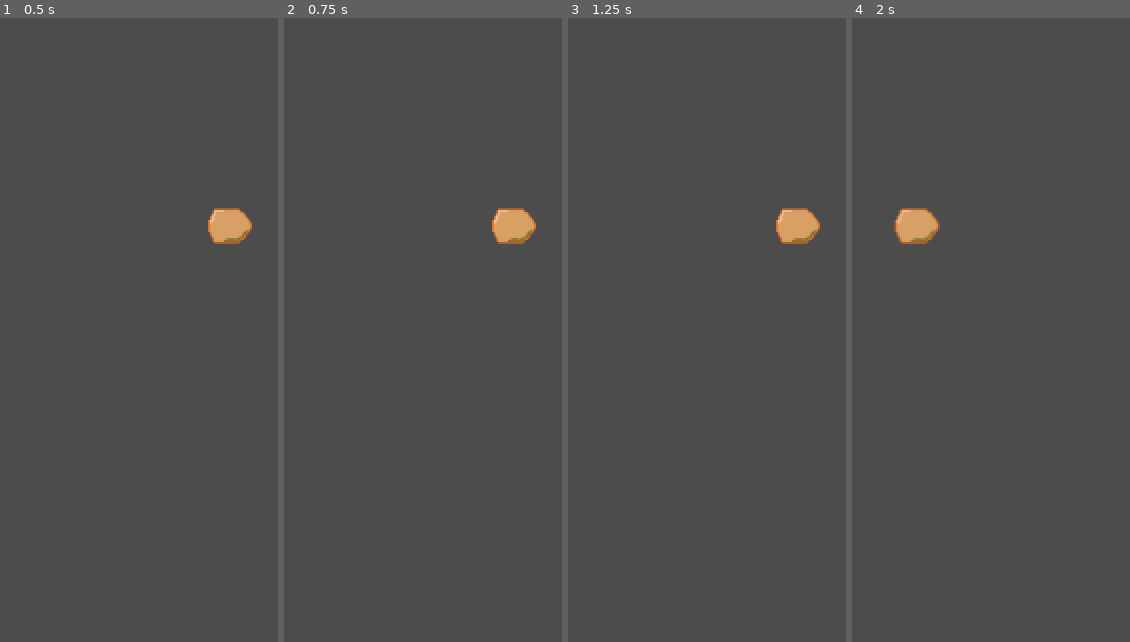
Above: before the commit, frames 1-4 (left to right).
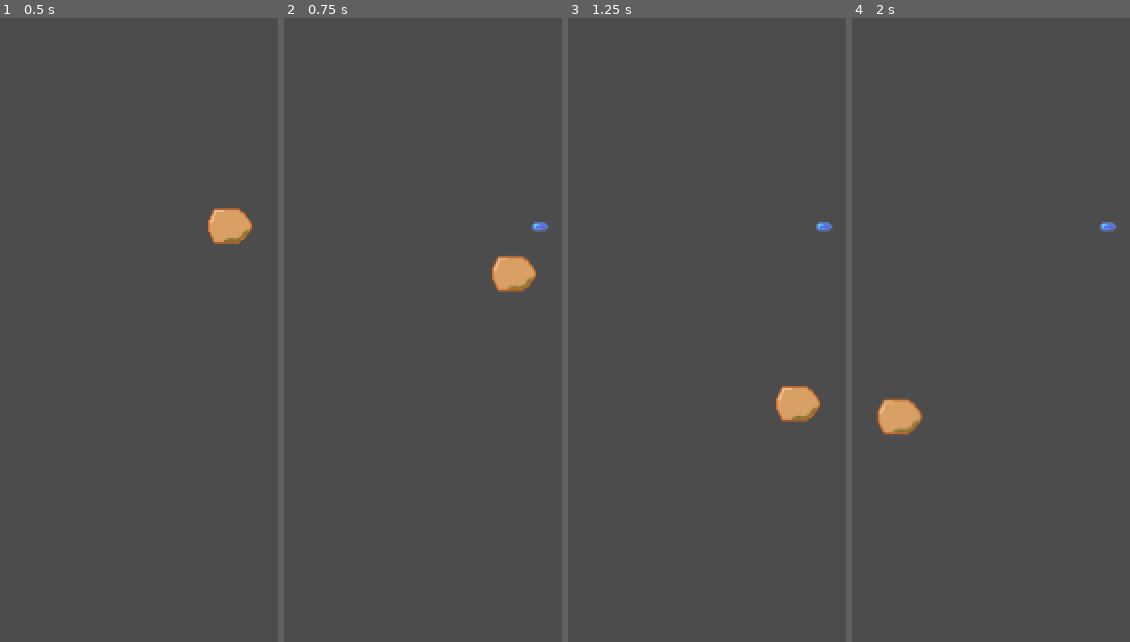
Above: after the commit, the same moments.

Repository: moonwolf-github/top_shooter
Game: Godot game, scene res://scenes/World.tscn
The game is run twice, just before and just after one commit, with the same random seed, the same clock (stepped at 60 frames per second) and the same inputs.
Inputs:
- Up to frame 1 (0.5 s): no input
- Up to frame 2 (0.75 s): tap Enter at 0.5 s; hold D (right) from 0.53 s (still down); hold Space (fire) from 0.53 s (still down)
- Up to frame 3 (1.25 s): keep holding D (right); keep holding Space (fire)
- Up to frame 4 (2 s): release D (right) at 1.28 s; release Space (fire) at 1.28 s; hold S (back) from 1.28 s (still down); tap Space (fire) at 1.35 s

Frame 1 is identical in both runs. In frame 2, 1.6% of the frame differs, in the area x 74-95%, y 30-44%; in frame 3, 1.6%; in frame 4, 1.7%, in the area x 8-95%, y 30-67%.
Error before the commit: Invalid call. Nonexistent function 'instance' in base 'Nil'. (res://scenes/Player.gd:17)
Error after the commit: Parse Error: Variable "Range" shadows a native class. (res://scenes/Bullet.gd:5)

Commit message:
Shooting

Diff:
--- /dev/null
+++ b/scenes/Bullet.gd
@@ -0,0 +1,22 @@
+extends Area2D
+
+var speed = 500
+
+export var Range = 250
+export var Rate = 2
+
+var start_pos = Vector2()
+
+func _ready():
+    start_pos = position
+    $ShootSound.play()
+
+func _physics_process(delta):
+    position += transform.x * speed * delta
+    if (position - start_pos).length() > Range:
+        queue_free()
+
+func _on_Bullet_body_entered(body):
+    if body.is_in_group("mobs"):
+        body.queue_free()
+    queue_free()
--- a/scenes/Bullet.tscn
+++ b/scenes/Bullet.tscn
@@ -1,12 +1,17 @@
-[gd_scene load_steps=3 format=2]
+[gd_scene load_steps=5 format=2]
 
 [ext_resource path="res://graph/sprites/bullet.png" type="Texture" id=1]
+[ext_resource path="res://scenes/Bullet.gd" type="Script" id=2]
+[ext_resource path="res://sounds/shoot.wav" type="AudioStream" id=3]
 
 [sub_resource type="CapsuleShape2D" id=1]
 radius = 3.5
 height = 3.25
 
 [node name="Bullet" type="Area2D"]
+script = ExtResource( 2 )
+Range = 400
+Rate = 5
 
 [node name="Sprite" type="Sprite" parent="."]
 position = Vector2( 3, 0 )
@@ -15,3 +20,6 @@
 [node name="CollisionShape2D" type="CollisionShape2D" parent="."]
 rotation = 1.5708
 shape = SubResource( 1 )
+
+[node name="ShootSound" type="AudioStreamPlayer" parent="."]
+stream = ExtResource( 3 )
--- a/scenes/Player.gd
+++ b/scenes/Player.gd
@@ -3,6 +3,7 @@
 const WALK_SPEED = 10000
 #const WALK_SPEED = 10000
 const ROTATE_SPEED = 5
+var shooting = false
 
 export (PackedScene) var Bullet
 
@@ -13,11 +14,13 @@
     var velocity = Vector2.ZERO
     var angle = 0.0
 
-    if Input.is_action_pressed("fire"):
+    if not shooting and Input.is_action_pressed("fire"):
+        shooting = true
         var b = Bullet.instance()
         owner.add_child(b)
         b.transform = $Muzzle.global_transform
-        #b.rotation = $Muzzle.global_rotation
+        $FireTimer.stop()
+        $FireTimer.start(1.0 / b.Rate)
 
     if Input.is_action_pressed("exit"):
         get_tree().quit()
@@ -38,7 +41,7 @@
         angle = ROTATE_SPEED
 
     rotate(angle * delta)
-    move_and_slide_with_snap(velocity * WALK_SPEED * delta, Vector2(0, 0), Vector2(0, 0))
+    move_and_slide(velocity * WALK_SPEED * delta)#, Vector2(0, 0), Vector2(0, 0))
 
     #if velocity.length() > 0:
     #    $Player/AnimationTree.set("parameters/Idle/blend_position", velocity.normalized().x)
@@ -51,3 +54,7 @@
     #    $Player/AnimationTree.get("parameters/playback").travel("Idle")
     #    walk_sound.stop()
     #move_and_collide(velocity.normalized() * WALK_SPEED * delta)
+
+
+func _on_FireTimer_timeout():
+    shooting = false
--- a/scenes/World.tscn
+++ b/scenes/World.tscn
@@ -1,7 +1,8 @@
-[gd_scene load_steps=4 format=2]
+[gd_scene load_steps=5 format=2]
 
 [ext_resource path="res://graph/sprites/player.png" type="Texture" id=1]
 [ext_resource path="res://scenes/Player.gd" type="Script" id=2]
+[ext_resource path="res://scenes/Bullet.tscn" type="PackedScene" id=3]
 
 [sub_resource type="RectangleShape2D" id=1]
 extents = Vector2( 13.5, 11.5 )
@@ -10,6 +11,7 @@
 
 [node name="Player" type="KinematicBody2D" parent="."]
 script = ExtResource( 2 )
+Bullet = ExtResource( 3 )
 
 [node name="CollisionShape2D" type="CollisionShape2D" parent="Player"]
 shape = SubResource( 1 )
@@ -20,5 +22,10 @@
 [node name="Muzzle" type="Position2D" parent="Player"]
 position = Vector2( 16, 0 )
 
+[node name="FireTimer" type="Timer" parent="Player"]
+wait_time = 0.5
+one_shot = true
+
 [node name="Camera2D" type="Camera2D" parent="."]
 current = true
+[connection signal="timeout" from="Player/FireTimer" to="Player" method="_on_FireTimer_timeout"]
Not shown, added: sounds/shoot.wav.import
Not shown, added: sounds/shoot.wav
